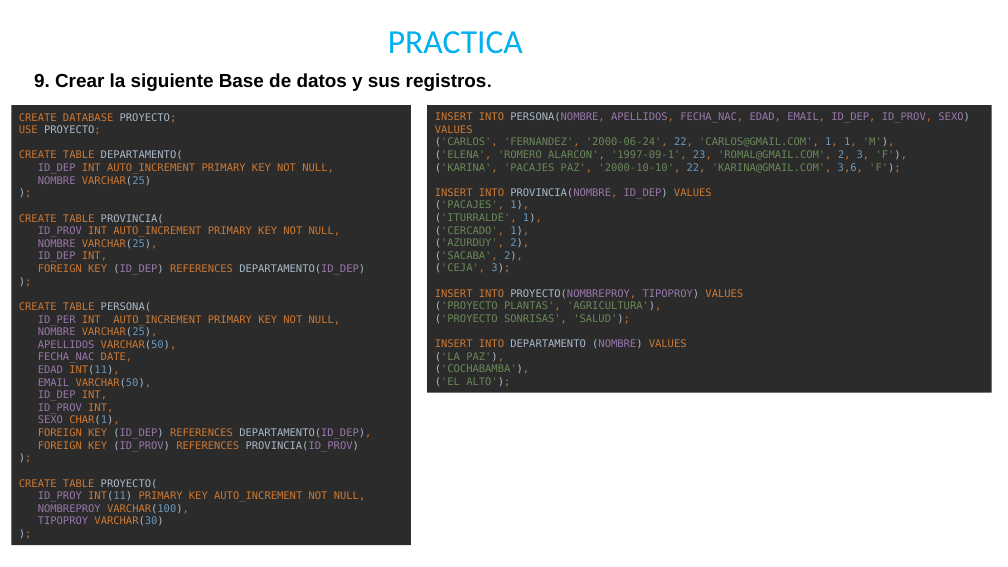
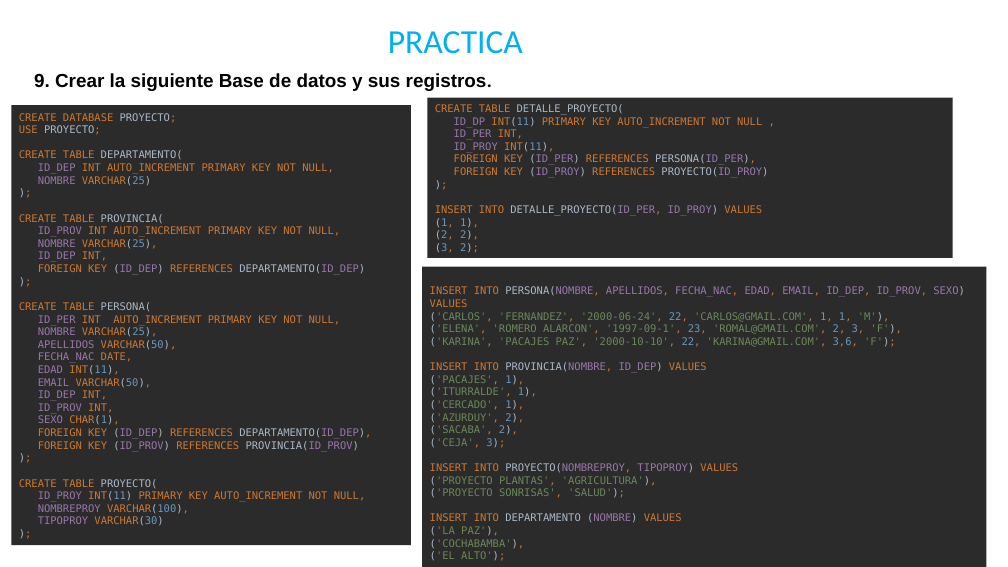
Before and after one commit to Shideris/BasedeDatosII, a slide deck: slide 6 of HITO4/DEFENSA DEL HITO 4 ANA CRISTINA CALDERON ORTEGA.pptx. Drawn at 1008x567 pixels with LibreOffice and Linux fonts; fonts in the diff are those of the drawing; background and template pictures are left out. Boxes give left, top, right and bottom in pixels: in the first picture for what was removed or moved away, otherwise in the second. Text is boxed around its words. In the diff, an @@ line names an element or a change of style, - is before the commit and + after.

```diff
--- a/HITO4/DEFENSA DEL HITO 4 ANA CRISTINA CALDERON ORTEGA.pptx
+++ b/HITO4/DEFENSA DEL HITO 4 ANA CRISTINA CALDERON ORTEGA.pptx
@@ rectangle added at box(427, 98, 953, 258), fill #2B2B2B, 10 pt, text #CC7832 @@
+CREATE TABLE DETALLE_PROYECTO(
+ID_DP INT(11) PRIMARY KEY AUTO_INCREMENT NOT NULL ,
+ID_PER INT,
+ID_PROY INT(11),
+FOREIGN KEY (ID_PER) REFERENCES PERSONA(ID_PER),
+FOREIGN KEY (ID_PROY) REFERENCES PROYECTO(ID_PROY)
+);
+INSERT INTO DETALLE_PROYECTO(ID_PER, ID_PROY) VALUES
+(1, 1),
+(2, 2),
+(3, 2);
@@ rectangle "INSERT INTO PERSONA(NOMBRE, APELLIDOS, FECHA_NAC, ...": place and size @@
-rectangle "INSERT INTO PERSONA(NOMBRE, APELLIDOS, FECHA_NAC, ..." at box(427, 105, 991, 392)
+rectangle "INSERT INTO PERSONA(NOMBRE, APELLIDOS, FECHA_NAC, ..." at box(422, 267, 986, 567)
```
Also in this commit, not shown: 1 other file.
